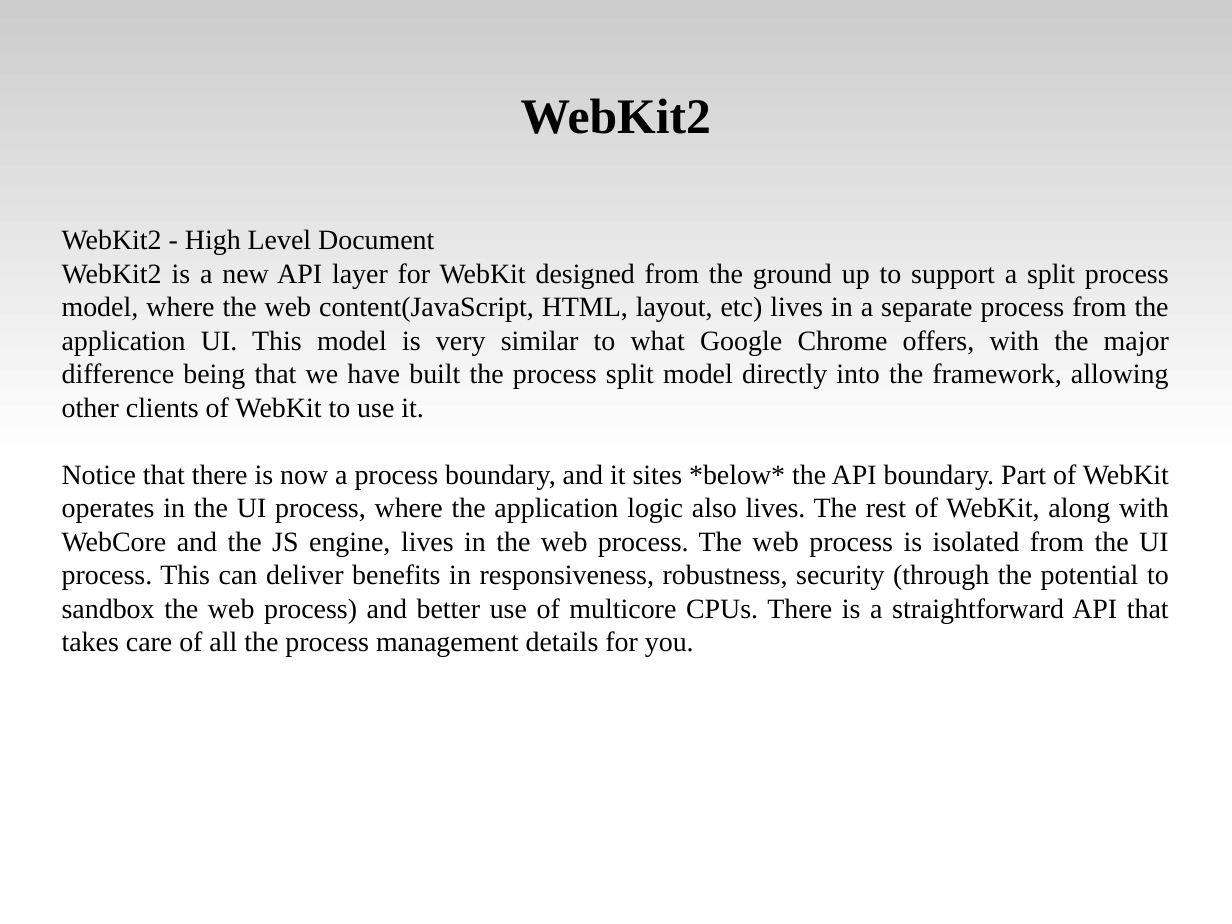
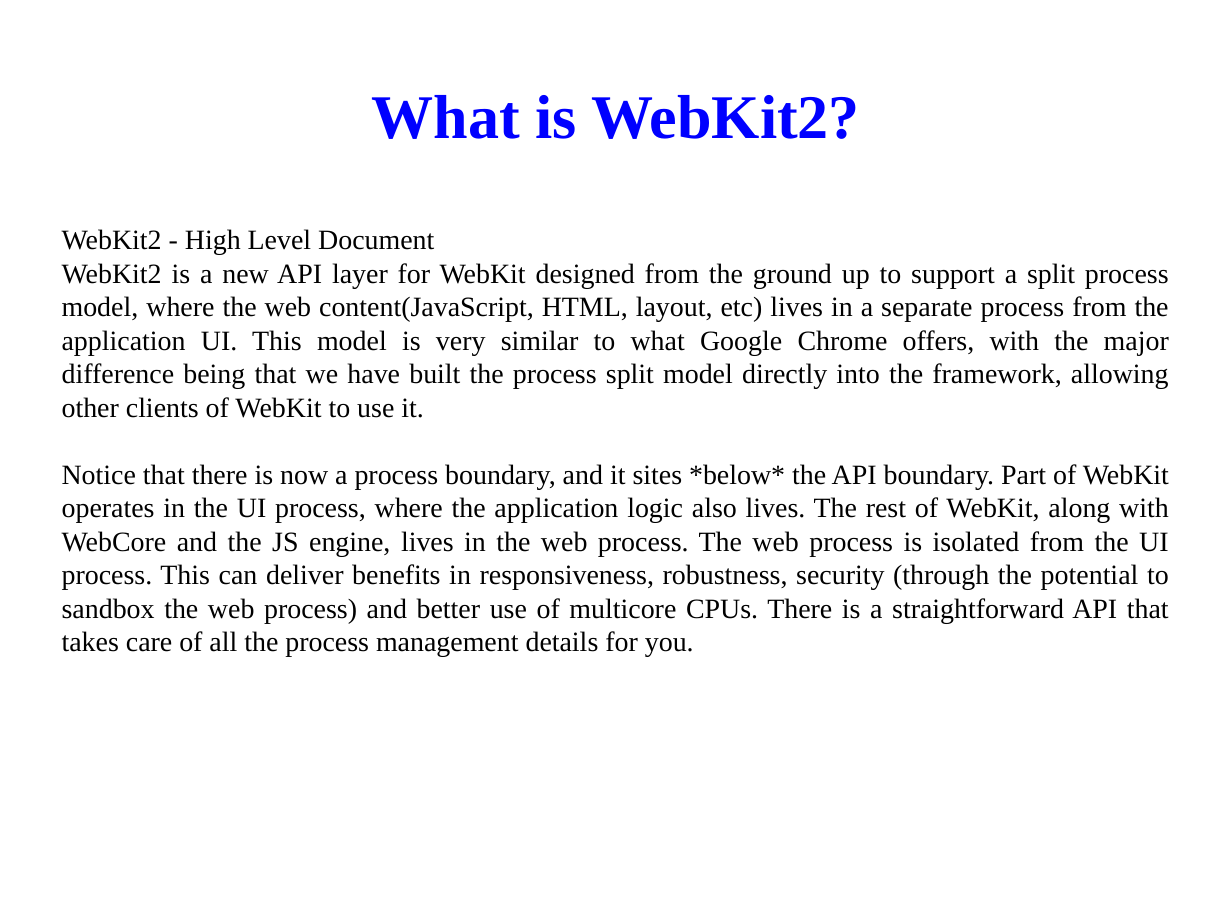
Before and after one commit to tsaicw/browser_research, a slide deck: slide 6 of WebKit/WebKit.odp. Drawn at 1232x924 pixels with LibreOffice and Linux fonts; fonts in the diff are those of the drawing; background and template pictures are left out. Boxes give left, top, right and bottom in pixels: in the first picture for what was removed or moved away, otherwise in the second. Text is boxed around its words. In the diff, an @@ line names an element or a change of style, - is before the commit and + after.

```diff
--- a/WebKit/WebKit.odp
+++ b/WebKit/WebKit.odp
@@ rectangle removed at box(0, 0, 1232, 462) @@
@@ title at box(372, 95, 860, 139): text changed; size 32 to 40 pt; text colour #000000 to #0000FF @@
-WebKit2
+What is WebKit2?
```
Also in this commit, not shown: 60 other slides changed, 2 slides added, 1 slide removed.
